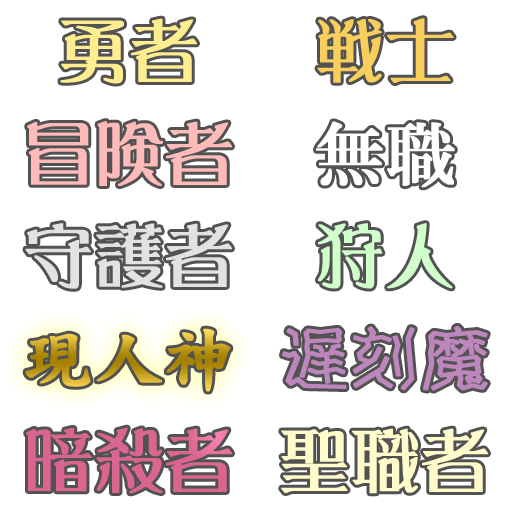
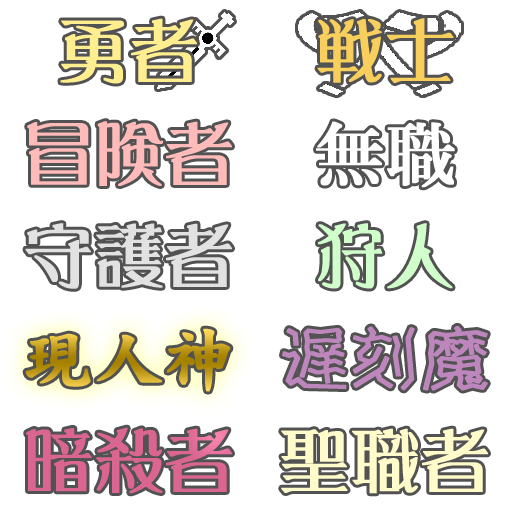
Layered file, before and after one edit (512 × 512). Changes by layer:
added layer "レイヤー 2" in group "後半その１" over [298, 12, 461, 95]
added layer "レイヤー 1" in group "後半その１" over [157, 12, 234, 89]
